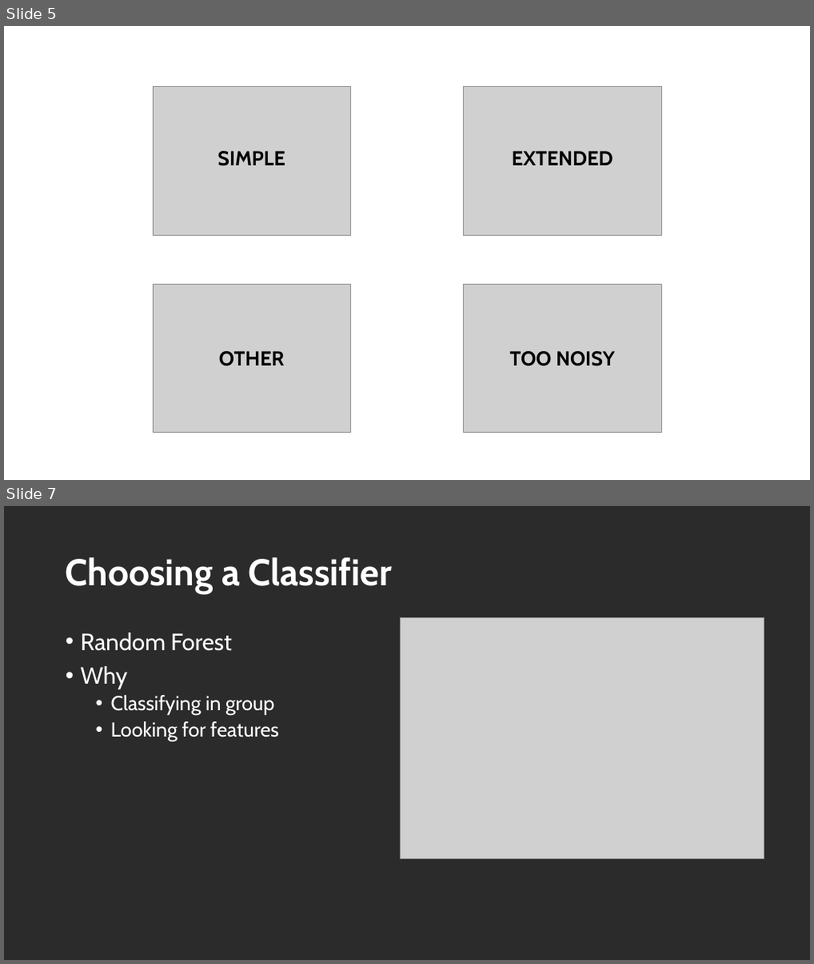
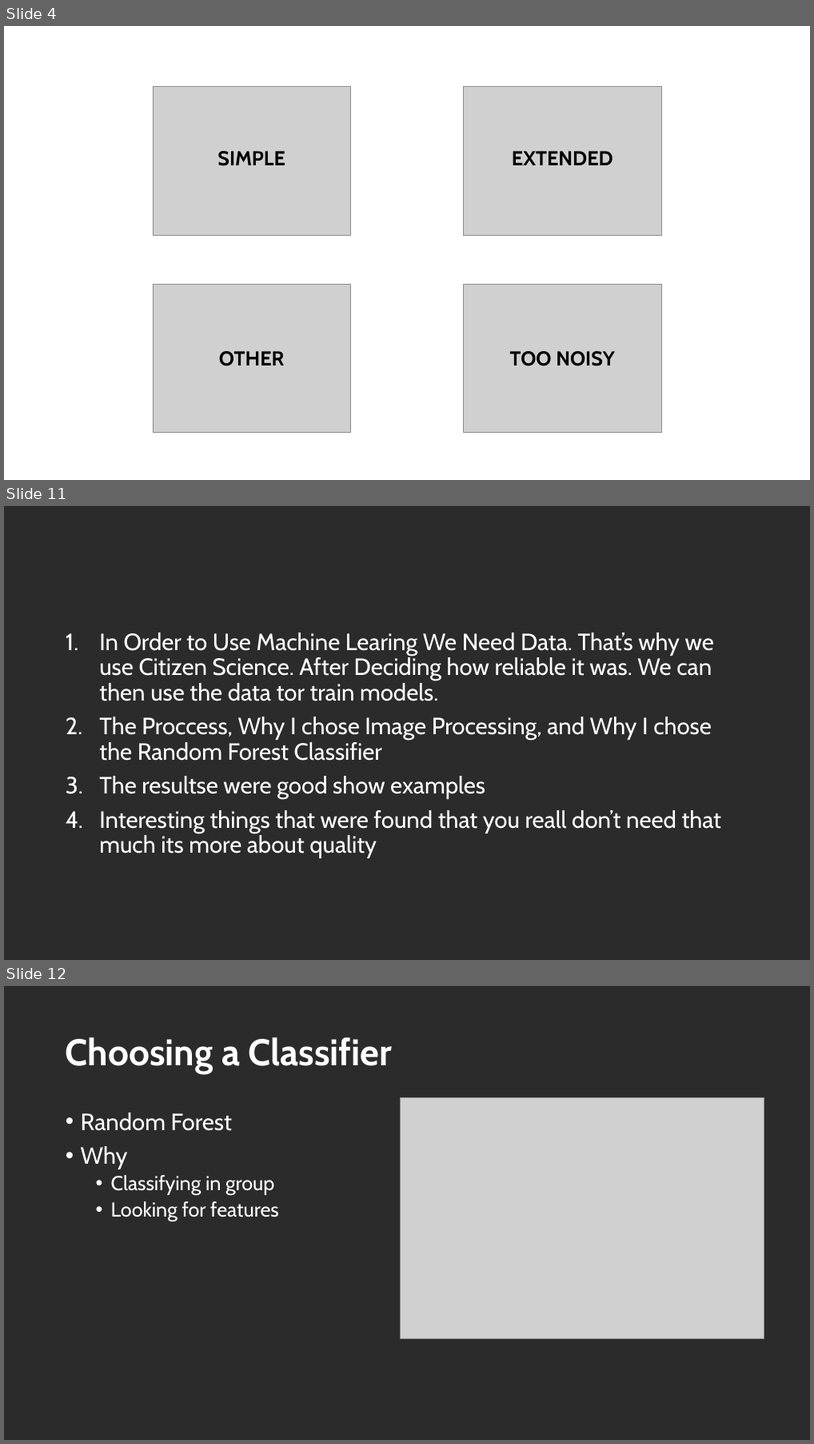
Before and after one commit to MurawskiC1/Swift-Research, a slide deck: BurstChaser.pptx. Shown one above the other, each under a label of ours: slides 5 and 7 before the commit, slides 4, 11 and 12 after it; the slides between them are not shown. The pictures are 814x964 and 814x1444 pixels, drawn with LibreOffice and Linux fonts; fonts in the diff are those of the drawing; grey boxes stand for pictures; background and template pictures are left out; a plain dark background stands for a picture behind light text. Boxes give left, top, right and bottom in pixels: in the first picture for what was removed or moved away, otherwise in the second. Text is boxed around its words. In the diff, an @@ line names an element or a change of style, - is before the commit and + after.

```diff
--- a/BurstChaser.pptx
+++ b/BurstChaser.pptx
@@ slide 11 added at (x1=4, y1=506, x2=810, y2=960), background picture (left out) @@
@@ text added at (x1=99, y1=632, x2=722, y2=858), 28 pt, text #FFFFFF @@
+1. In Order to Use Machine Learing We Need Data. That’s why we use Citizen Science. After Deciding how reliable it was. We can then use the data tor train models.
+2. The Proccess, Why I chose Image Processing, and Why I chose the Random Forest Classifier
+3. The resultse were good show examples
+4. Interesting things that were found that you reall don’t need that much its more about quality
@@ what was slide 5 is now slide 4 @@
@@ what was slide 7 is now slide 12 @@
```
Also in this commit, not shown: 9 other slides added, 4 slides removed, 18 other files.
